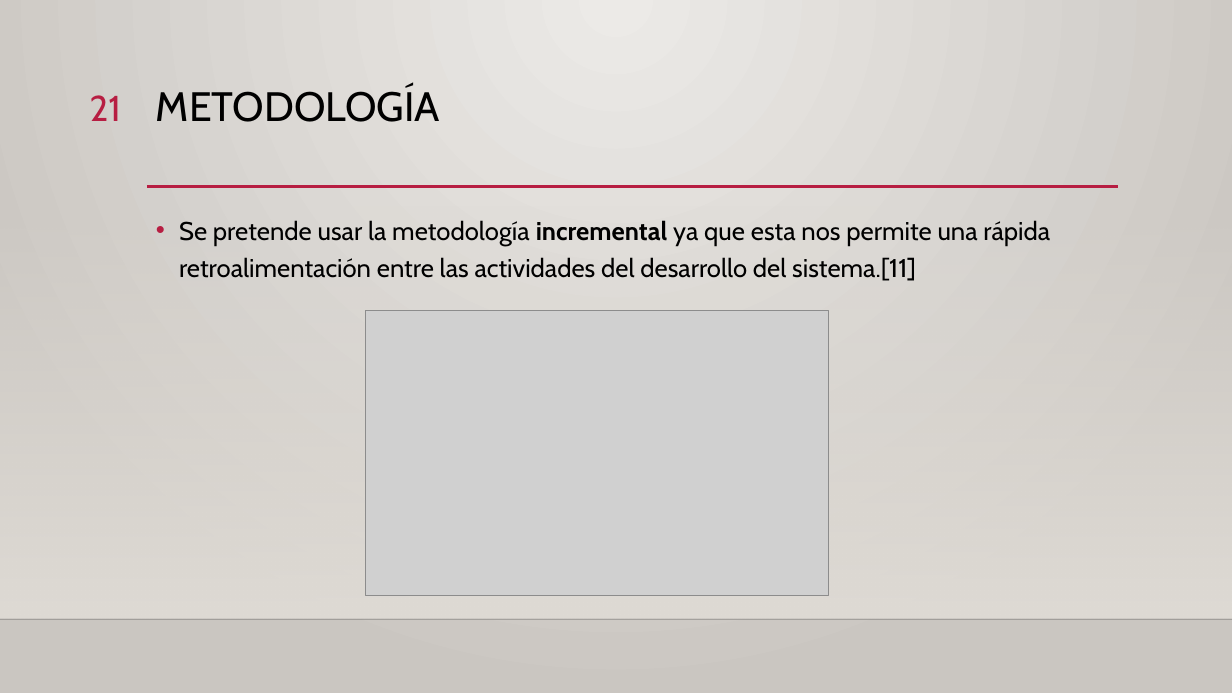
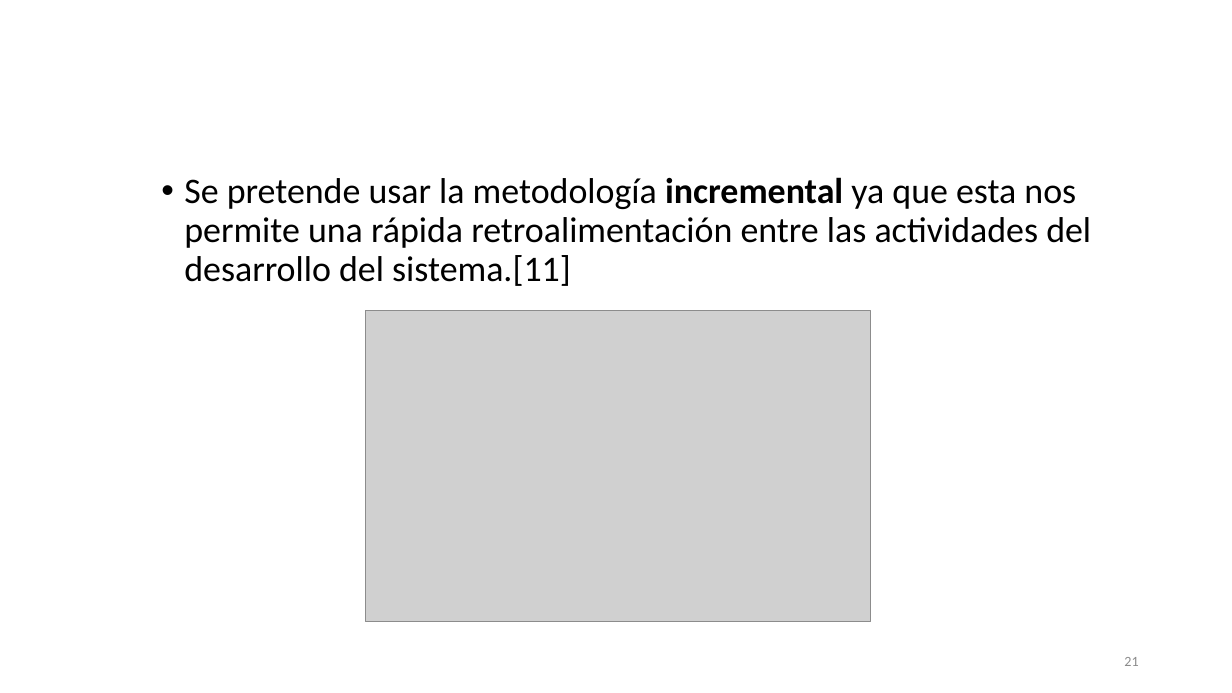
Before and after one commit to garo9521/Trabajo-Terminal, a slide deck: slide 21 of Documento/Final_Presentacion.pptx. Drawn at 1232x693 pixels with LibreOffice and Linux fonts; fonts in the diff are those of the drawing; grey boxes stand for pictures; background and template pictures are left out. Boxes give left, top, right and bottom in pixels: in the first picture for what was removed or moved away, otherwise in the second. Text is boxed around its words. In the diff, an @@ line names an element or a change of style, - is before the commit and + after.

```diff
--- a/Documento/Final_Presentacion.pptx
+++ b/Documento/Final_Presentacion.pptx
@@ background gradient #ECEAE7 to #CAC7C1 to picture (left out) @@
@@ title "Metodología" at <box>473,178,657,209</box>: vertical alignment top to middle @@
@@ text "Se pretende usar la metodología ...": place and size @@
-text "Se pretende usar la metodología ..." at <box>179,220,1050,281</box>
+text "Se pretende usar la metodología ..." at <box>184,177,1091,286</box>
@@ text "Se pretende usar la metodología ..." at <box>184,177,1091,286</box>: size 20 to 28 pt, font Cabin to Calibri; line spacing 1.2 to 0.9 @@
@@ title at <box>473,178,657,209</box>: text changed; size 32 to 44 pt; font Cabin to Calibri; text colour #000000 to #FFFFFF; bold on @@
-METODOLOGÍA
+Metodología
@@ rectangle removed at <box>0,204,1232,619</box> @@
@@ line removed from (147, 187) to (1118, 187) @@
@@ picture: place and size @@
-picture at <box>365,311,829,596</box>
+picture at <box>365,311,871,621</box>
@@ line removed from (0, 619) to (1232, 619) @@
@@ page number: place and size @@
-page number at <box>90,95,122,121</box>
+page number at <box>1124,657,1138,666</box>
@@ page number at <box>1124,657,1138,666</box>: size 28 to 11 pt, font Cabin to Calibri, text colour #B71E42 to #8C8C8C; vertical alignment top to middle @@
```
Also in this commit, not shown: 26 other slides changed, 1 slide added, 1 slide removed.
